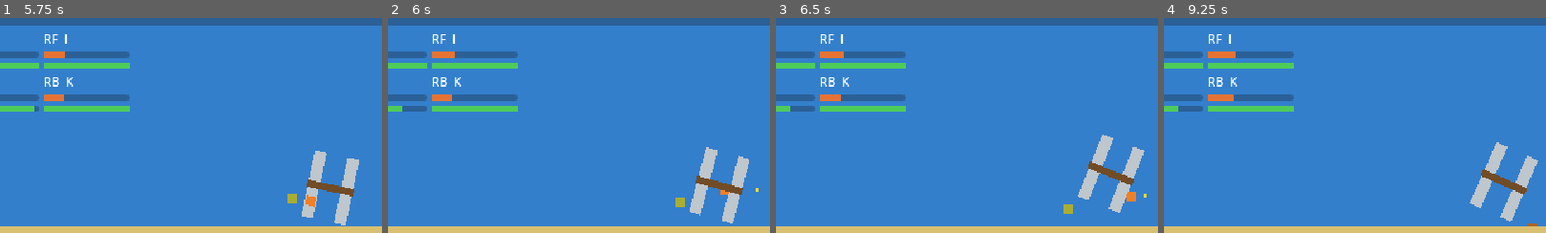
Above: before the commit, frames 1-4 (left to right).
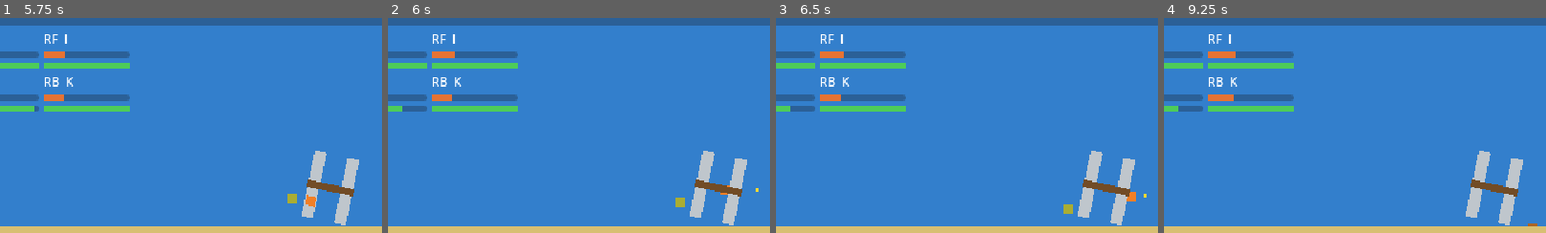
Above: after the commit, the same moments.

Repository: Freakling/PKSEI
Game: Godot game, scene res://scenes/main.tscn
Same seed, same stepped clock (60 frames per second), same inputs: the game is played once before the commit and once after it.
Inputs:
- Up to frame 1 (5.75 s): hold F6 (debug_beer_right) 0.53-1.28 s; hold A (stroke_left_back) 1.28-2.03 s; hold F6 (debug_beer_right) 2.03-3.53 s; tap Enter at 3.5 s; hold F5 (debug_beer_left) 3.53-5.03 s; hold A (stroke_left_back) from 5.03 s (still down)
- Up to frame 2 (6 s): release A (stroke_left_back) at 5.78 s; hold F6 (debug_beer_right) from 5.78 s (still down)
- Up to frame 3 (6.5 s): keep holding F6 (debug_beer_right)
- Up to frame 4 (9.25 s): release F6 (debug_beer_right) at 8.03 s; hold A (stroke_left_back) 8.03-8.78 s; hold F5 (debug_beer_left) from 8.78 s (still down)
The pictures show only the part of the screen within x 7-57%, y 2-52%; the shares and areas given below are measured in that part.

Frame 1 is identical in both runs. In frame 2, 0.7% of the frame differs, in the area x 79-95%, y 60-97%; in frame 3, 2.2%; in frame 4, 3.0%, in the area x 79-98%, y 57-97%.

Commit message:
fix: a guy going overboard cancels his pending strokes (B1)
beer_overboard() and guy_overboard() drop that seat's queued strokes,
so a stroke released just before the jump never lands, even if he is
picked up before its lag runs out. Regression tests added.

Co-Authored-By: Claude Fable 5.1 <noreply@anthropic.com>

Diff:
--- a/scripts/autoload/run_state.gd
+++ b/scripts/autoload/run_state.gd
@@ -103,23 +103,27 @@
 
 ## A hazard knocked a beer over on `side` with the boat at `at_position`: the beer lands
 ## beer_toss to that side, and the guy Rescue picks (that hull, front first) jumps in after it
-## and is no longer aboard. Returns his seat, or Rescue.NOBODY when nobody was aboard.
+## and is no longer aboard, and his strokes still waiting to land are dropped. Returns his seat,
+## or Rescue.NOBODY when nobody was aboard.
 func beer_overboard(side: Rescue.Hull, at_position: Vector2) -> int:
 	var toss: float = paddling.tuning.beer_toss
 	var beer_at: Vector2 = at_position + Vector2(-toss if side == Rescue.Hull.LEFT else toss, 0.0)
 	var seat: int = rescue.beer_overboard(side, _seats_aboard(), at_position, beer_at)
 	if seat != Rescue.NOBODY:
 		guys[seat].aboard = false
+		_drop_pending(seat)
 	return seat
 
 
 ## A guy fell in without a beer (GDD › Drunkenness: the pee antic, T13): he floats from the
-## start and doesn't drink. Nothing happens if he is already in the water.
+## start and doesn't drink, and his strokes still waiting to land are dropped. Nothing happens if
+## he is already in the water.
 func guy_overboard(seat: int, at_position: Vector2) -> void:
 	if not guys[seat].aboard:
 		return
 	rescue.guy_overboard(seat, at_position)
 	guys[seat].aboard = false
+	_drop_pending(seat)
 
 
 ## The boat reached him: he is aboard again. Returns whether he brought his beer back.
@@ -131,7 +135,8 @@
 
 ## One key released: `seat` is the key's owner, `hold_time` how long it was held. Nothing
 ## happens if he is on a break, in the water, or the attempt is over. He burns stamina for the
-## stroke's power at once; the stroke then lands after his drunkenness's lag, or misses. On the
+## stroke's power at once; the stroke then lands after his drunkenness's lag, or misses, unless he
+## goes overboard before it lands. On the
 ## timing bar (drunkenness.uses_bar) a release outside the green zone is a backwards stroke of
 ## the same power, so it burns the same stamina: he swung.
 func stroke(seat: int, hold_time: float) -> void:
@@ -204,6 +209,16 @@
 	return seats
 
 
+## Drops the strokes of `seat` still waiting to land. He went overboard before they landed, so
+## they never do, not even if he is picked up again first.
+func _drop_pending(seat: int) -> void:
+	var waiting: Array[PendingStroke] = []
+	for pending: PendingStroke in _pending:
+		if pending.stroke.seat != seat:
+			waiting.append(pending)
+	_pending = waiting
+
+
 ## Counts the pending strokes down by `delta` and returns the ones that land now.
 func _land_strokes(delta: float) -> Array[Paddling.Stroke]:
 	var landed: Array[Paddling.Stroke] = []
--- a/tests/test_run_state.gd
+++ b/tests/test_run_state.gd
@@ -9,6 +9,8 @@
 ## stroke and one outside it a backwards stroke of the same power; both burn stamina.
 ## T32 · A guy in the water neither recovers stamina nor rolls random breaks, and comes back in
 ## the state he left when he is picked up (GDD › Systems › Stamina).
+## B1 · A stroke released before its guy goes overboard never lands: the strokes still waiting to
+## land are dropped when he goes in (GDD › Systems › Setbacks).
 
 const RunStateScript: GDScript = preload("res://scripts/autoload/run_state.gd")
 const TICK: float = 1.0 / 60.0
@@ -316,6 +318,44 @@
 	expect(state.all_aboard(), "all four aboard")
 	state.stroke(seat, 10.0)
 	expect(state.step(TICK).thrust > 0.0, "his key paddles again")
+	state.free()
+
+
+## B1 regression: a drunk guy's stroke is still pending (lag 0.5 s) when his beer goes over, so
+## it must not land from the water once the lag has run out.
+func test_a_stroke_released_before_its_guy_goes_overboard_never_lands() -> void:
+	var state: Node = drunk_state(0.5, 0.0, 0.5)
+	state.stroke(Paddling.Seat.LEFT_FRONT, 10.0)
+	var seat: int = state.beer_overboard(Rescue.Hull.LEFT, BOAT)
+	expect_eq(seat, Paddling.Seat.LEFT_FRONT, "the left front guy, who released the stroke, jumped")
+	state.step(0.2)
+	state.step(0.2)
+	var motion: RefCounted = state.step(0.2)
+	expect_near(motion.thrust, 0.0, 0.0001, "past the 0.5 s lag the stroke from the water never lands")
+	expect_near(motion.turn, 0.0, 0.0001, "and steers nothing")
+	state.free()
+
+
+func test_a_pending_stroke_of_a_guy_still_aboard_lands_when_another_goes_overboard() -> void:
+	var state: Node = drunk_state(0.5, 0.0, 0.5)
+	state.stroke(Paddling.Seat.RIGHT_BACK, 10.0)
+	var seat: int = state.beer_overboard(Rescue.Hull.LEFT, BOAT)
+	expect_eq(seat, Paddling.Seat.LEFT_FRONT, "the left front guy jumped, not the right back one")
+	state.step(0.2)
+	state.step(0.2)
+	var motion: RefCounted = state.step(0.2)
+	expect(motion.thrust > 0.0, "the right back stroke still lands once its lag has passed")
+	state.free()
+
+
+func test_a_stroke_does_not_come_back_when_he_is_picked_up_before_the_lag_ends() -> void:
+	var state: Node = drunk_state(0.5, 0.0, 0.5)
+	state.stroke(Paddling.Seat.LEFT_FRONT, 10.0)
+	var seat: int = state.beer_overboard(Rescue.Hull.LEFT, BOAT)
+	state.pickup(seat)
+	expect(state.guys[seat].aboard, "back aboard")
+	var motion: RefCounted = state.step(0.6)
+	expect_near(motion.thrust, 0.0, 0.0001, "the stroke he released in the water stays dropped")
 	state.free()
 
 
Not shown, changed: TASKS.md
